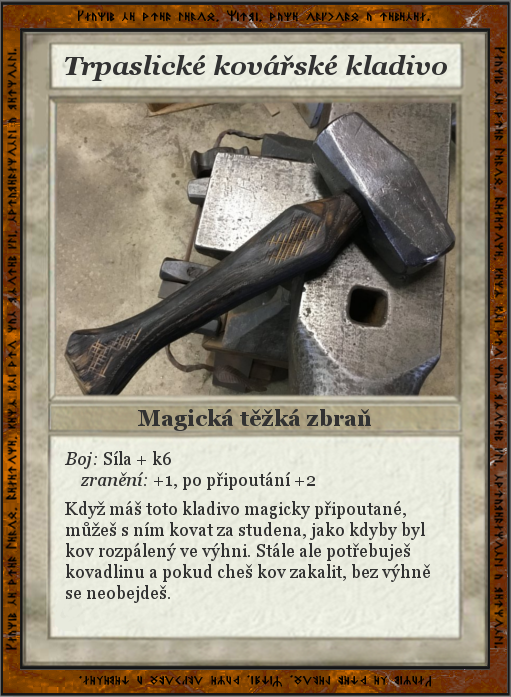
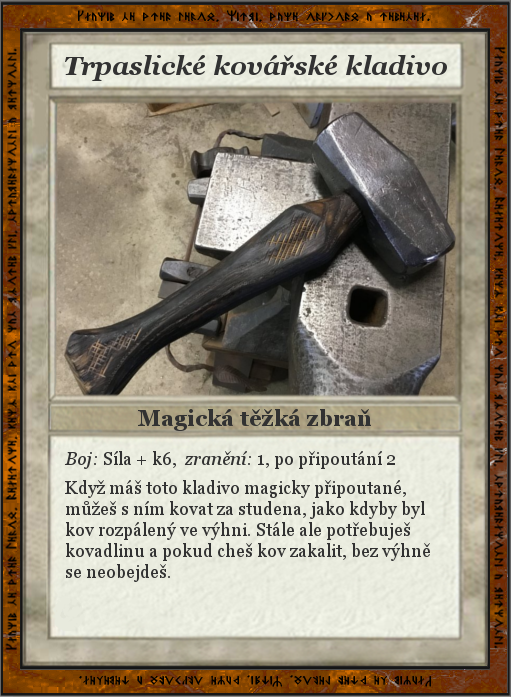
Layers edited between the first and the second 511 × 697 image:
renamed "Boj: Síla + k6 ..." to "Boj: Síla + k6, zranění: 1, p...", painted on it over [65, 451, 430, 603]
